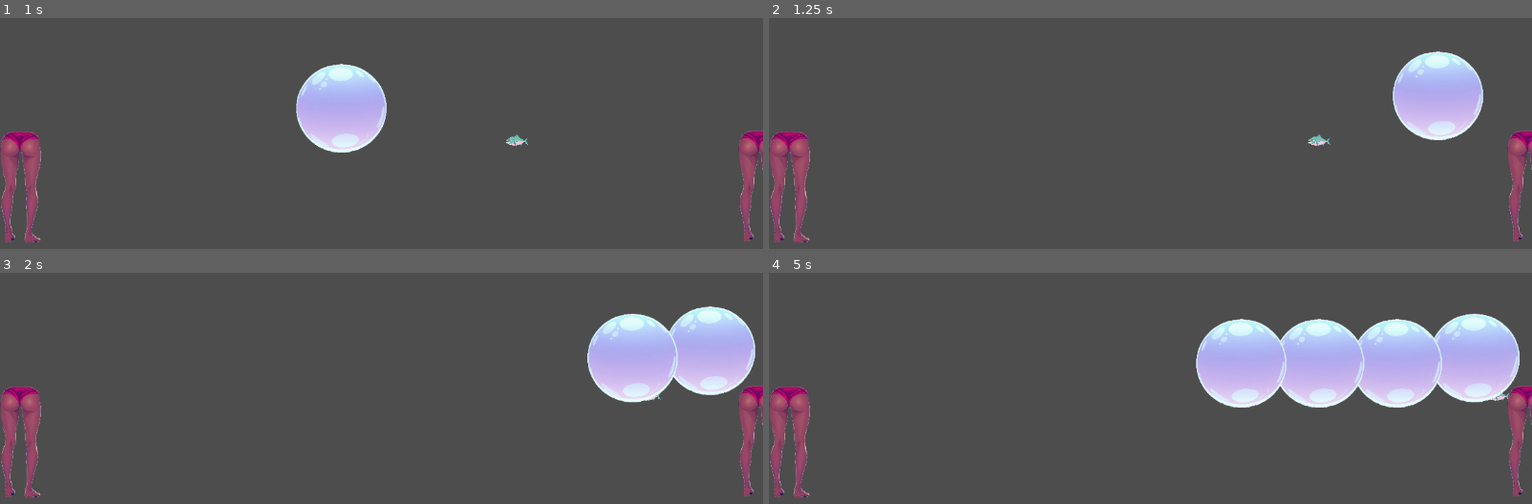
Above: before the commit, frames 1-4 (two rows, left to right).
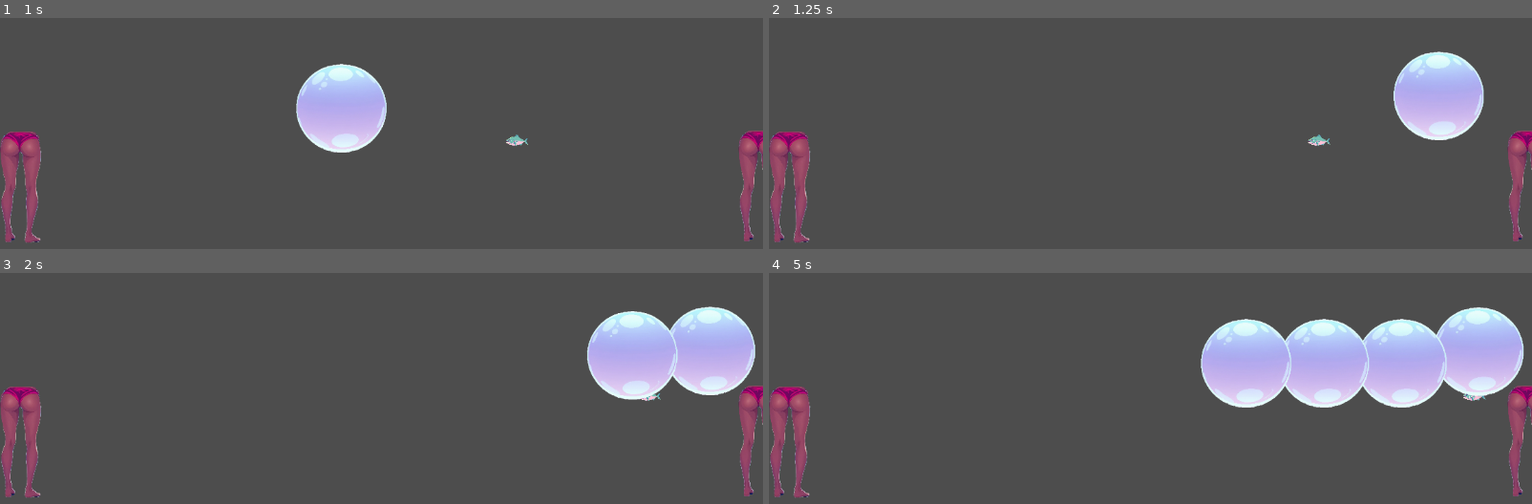
Above: after the commit, the same moments.

Repository: ocegnc/Bubullshit
Game: Godot game, scene res://Scenes/game.tscn
Two runs of this game, one before a commit and one after it. Both use one fixed random seed, a clock stepped at 60 frames per second and the inputs below.
Inputs:
- Up to frame 1 (1 s): tap Enter (ui_accept) at 0.5, 0.77 s
- Up to frame 2 (1.25 s): no input
- Up to frame 3 (2 s): tap Enter (ui_accept) at 1.52 s
- Up to frame 4 (5 s): tap Enter (ui_accept) at 3.02, 3.77, 4.52 s

Frame 1 is identical in both runs. In frame 2, 0.2% of the frame differs, in the area x 81-94%, y 14-53%; in frame 3, 0.8%; in frame 4, 3.6%, in the area x 55-99%, y 14-59%.

Commit message:
change dierction ok

Diff:
--- a/Scenes/piranha.tscn
+++ b/Scenes/piranha.tscn
@@ -21,9 +21,6 @@
 [sub_resource type="CircleShape2D" id="CircleShape2D_nm0at"]
 radius = 7.0
 
-[sub_resource type="CircleShape2D" id="CircleShape2D_wn3vx"]
-radius = 7.0
-
 [node name="Piranha" type="CharacterBody2D"]
 script = ExtResource("1_g8bl1")
 
@@ -35,15 +32,7 @@
 frame_progress = 0.57375
 
 [node name="CollisionShape2D" type="CollisionShape2D" parent="."]
-position = Vector2(14, 4)
+position = Vector2(2, 4)
 shape = SubResource("CircleShape2D_nm0at")
 
-[node name="Area2D" type="Area2D" parent="."]
-position = Vector2(10.6103, 3.18687)
-
-[node name="CollisionShape2D" type="CollisionShape2D" parent="Area2D" groups=["piranha"]]
-position = Vector2(-10.6103, 0.813126)
-shape = SubResource("CircleShape2D_wn3vx")
-
 [connection signal="animation_changed" from="AnimatedSprite2D" to="." method="_on_animated_sprite_2d_animation_changed"]
-[connection signal="area_entered" from="Area2D" to="." method="_on_area_2d_area_entered"]
--- a/Scripts/piranha.gd
+++ b/Scripts/piranha.gd
@@ -1,20 +1,11 @@
 extends CharacterBody2D
 
-
-const SPEED = 200.0
-var direction = 1 #Start to the right
-
-func _on_area_2d_area_entered(area: Area2D) -> void:
-	direction *= -1
-
-func movement():
-	velocity.x = direction * SPEED
-
+var speed = 200.0
+var direction = 1  # 1 pour aller à droite, -1 pour aller à gauche
 
 func _physics_process(delta: float) -> void:
-	movement()
+	velocity.x = speed * direction  # Applique la vitesse en fonction de la direction
 	move_and_slide()
 
-
-func _on_animated_sprite_2d_animation_changed() -> void:
-	pass # Replace with function body.
+	if velocity.x==0 :
+		direction*=-1
Not shown: 1 places in Scenes/bubble.tscn that only renumber resources
Not shown: 1 places in Scenes/piranha.tscn that only renumber resources
